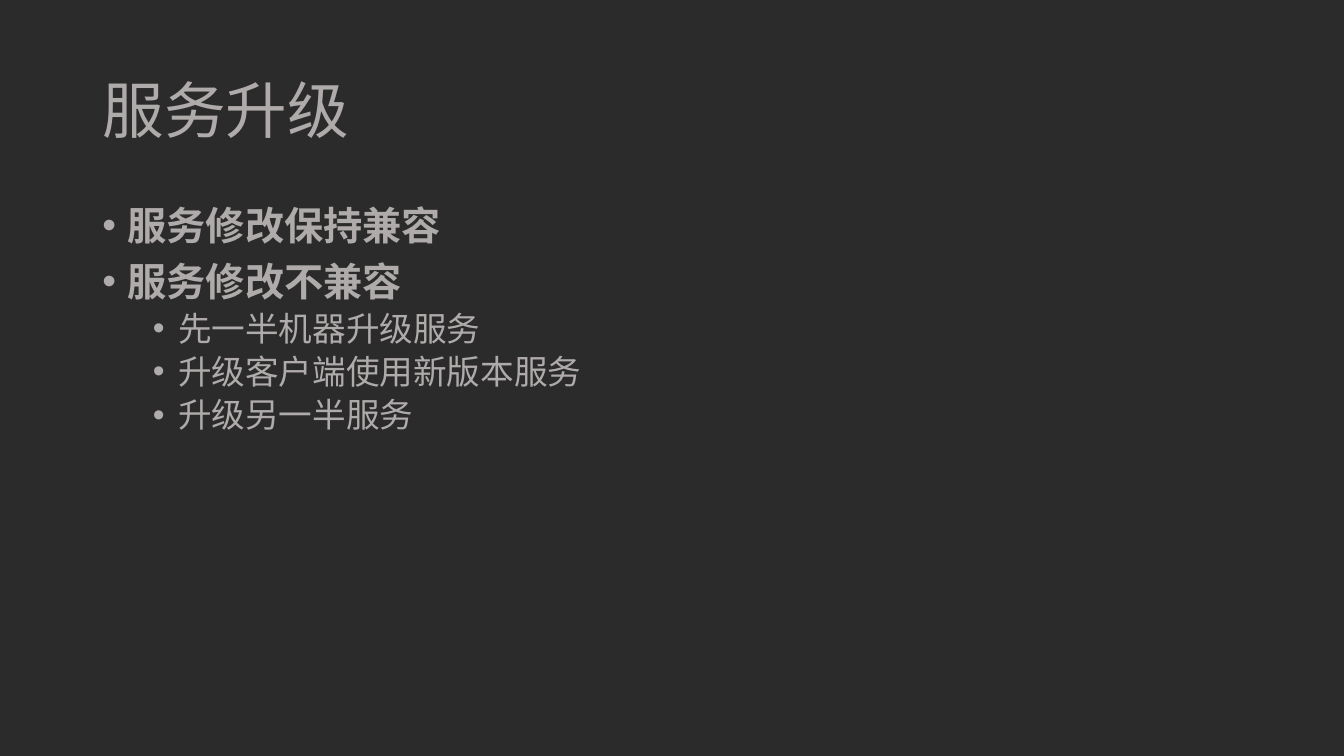
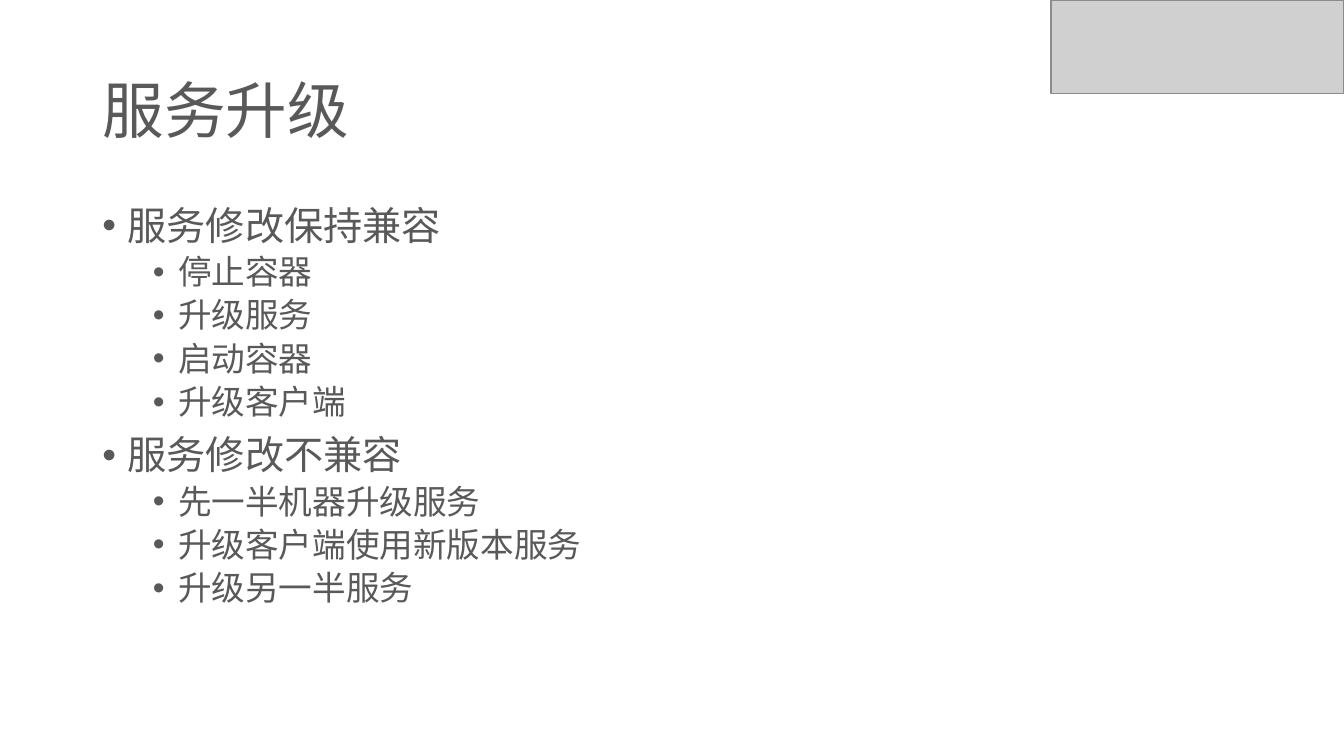
Before and after one commit to ivaneye/ivaneye.github.com, a slide deck: slide 3 of source/ppt/work/焦点服务化框架Hydra的演变-王一帆.pptx (slide 5 before the commit). Drawn at 1344x756 pixels with LibreOffice and Linux fonts; fonts in the diff are those of the drawing; grey boxes stand for pictures; background and template pictures are left out; a plain dark background stands for a picture behind light text. Boxes give left, top, right and bottom in pixels: in the first picture for what was removed or moved away, otherwise in the second. Text is boxed around its words. In the diff, an @@ line names an element or a change of style, - is before the commit and + after.

```diff
--- a/source/ppt/work/焦点服务化框架Hydra的演变-王一帆.pptx
+++ b/source/ppt/work/焦点服务化框架Hydra的演变-王一帆.pptx
@@ background picture (left out) to #FFFFFF @@
@@ picture added at [1052, 0, 1344, 94] @@
@@ title "服务升级" at [102, 81, 348, 138]: font Calibri to Noto Sans CJK SC, text colour #AFABAB to #595959 @@
@@ text at [128, 207, 581, 603]: font Calibri to Noto Sans CJK SC, text colour #AFABAB to #595959 in "服务修改保持兼容", "服务修改不兼容", "先一半机器升级服务", "升级客户端使用新版本服务" and 1 more places; bold off in "服务修改保持兼容", "服务修改不兼容" @@
@@ text at [178, 255, 346, 417]: paragraphs added @@
+  • 停止容器
+  • 升级服务
+  • 启动容器
+  • 升级客户端
```
Also in this commit, not shown: 10 other slides changed, 3 slides added, 5 slides removed, 2 other files.
